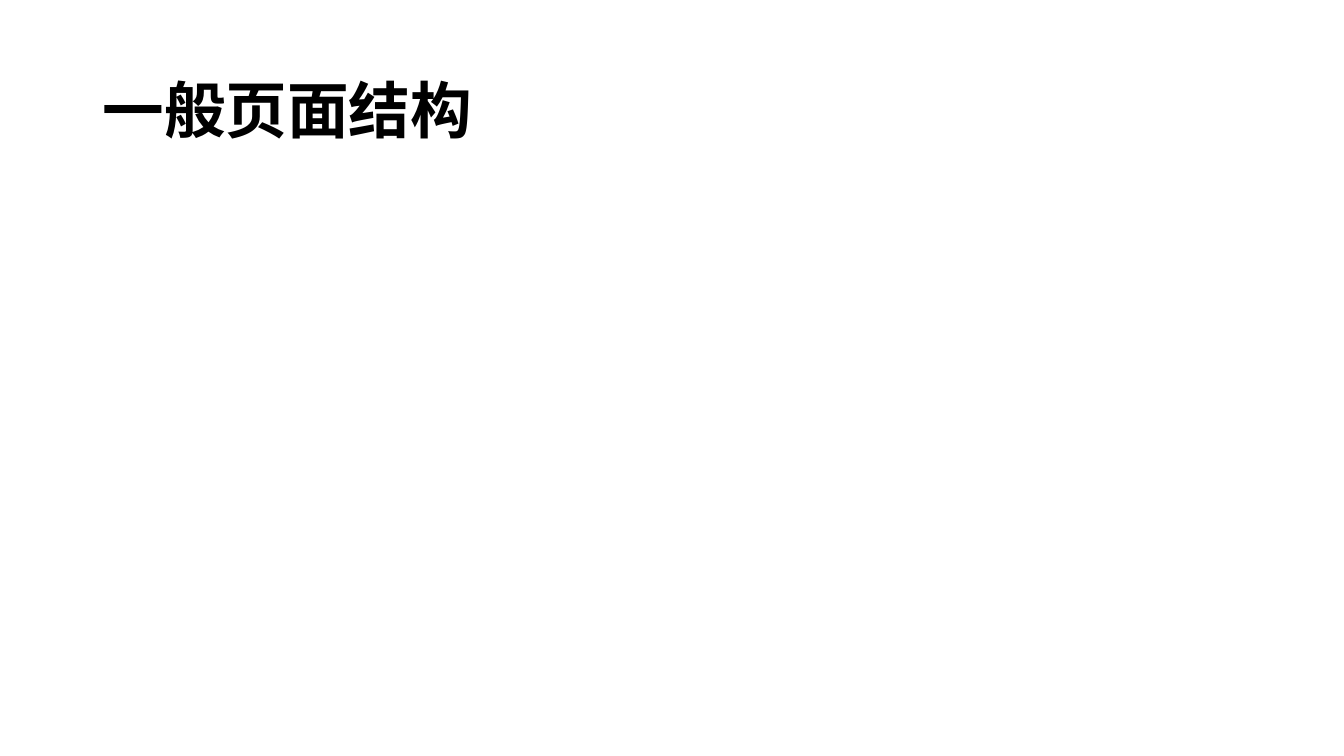
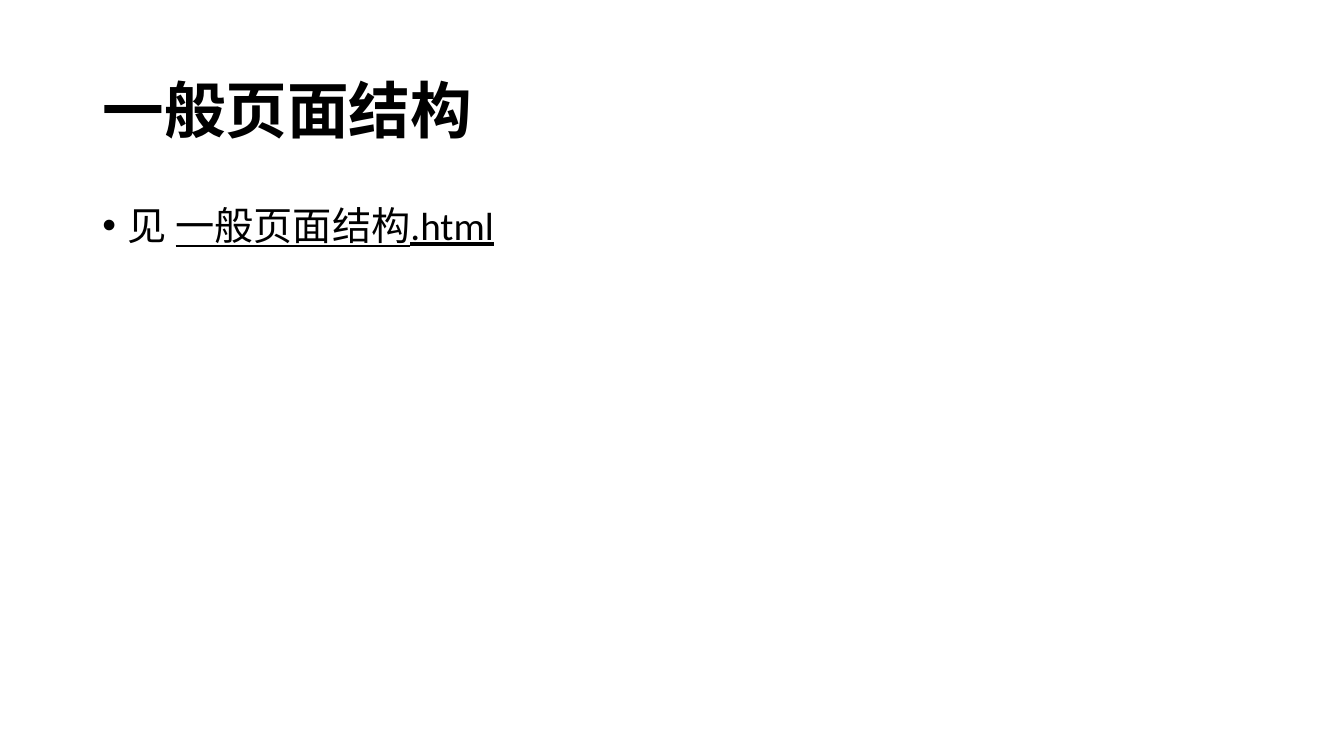
Before and after one commit to toomanymind/tutorial, a slide deck: slide 3 of HTML/HTML.pptx. Drawn at 1344x756 pixels with LibreOffice and Linux fonts; fonts in the diff are those of the drawing. Boxes give left, top, right and bottom in pixels: in the first picture for what was removed or moved away, otherwise in the second. Text is boxed around its words. In the diff, an @@ line names an element or a change of style, - is before the commit and + after.

```diff
--- a/HTML/HTML.pptx
+++ b/HTML/HTML.pptx
@@ text added at box(128, 207, 494, 247), 28 pt, text #000000, underline @@
+• 见 一般页面结构.html
```
Also in this commit, not shown: 3 other slides changed, 1 slide added.
